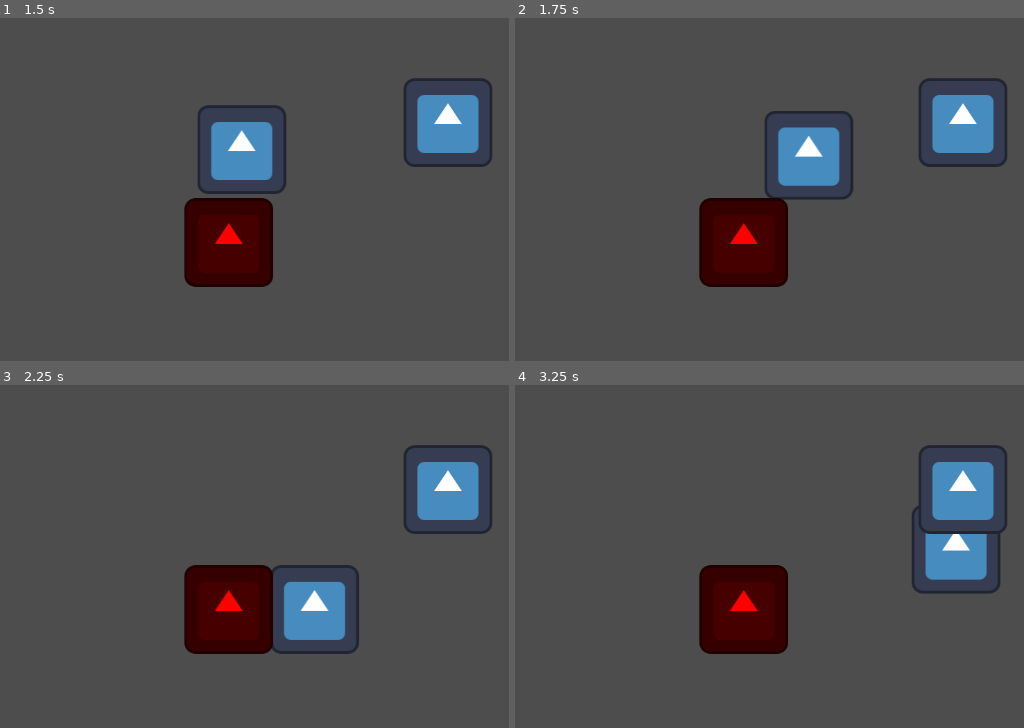
Above: before the commit, frames 1-4 (two rows, left to right).
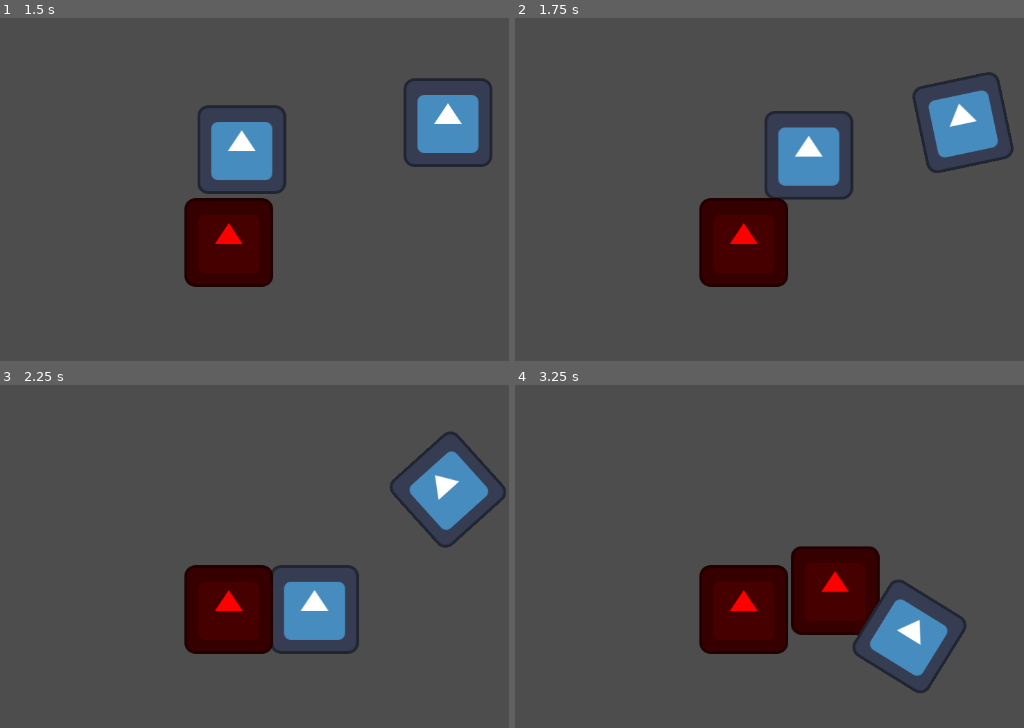
Above: after the commit, the same moments.

Repository: codenergy-dev/maricagamesjam2025_codenergy
Game: Godot game, scene res://scenes/game.tscn
The game is run twice, just before and just after one commit, with the same random seed, the same clock (stepped at 60 frames per second) and the same inputs. The engine's default icon, where the game draws it, is replaced by a stand-in: a white triangle on a blue panel in a dark square.
Inputs:
- Up to frame 1 (1.5 s): tap Enter (ui_accept) at 0.5, 0.77 s; hold Right (ui_right) from 0.53 s (still down)
- Up to frame 2 (1.75 s): keep holding Right (ui_right); tap Enter (ui_accept) at 1.52 s
- Up to frame 3 (2.25 s): release Right (ui_right) at 2.03 s; hold Left (ui_left) from 2.03 s (still down)
- Up to frame 4 (3.25 s): release Left (ui_left) at 2.78 s; hold Right (ui_right) from 2.78 s (still down); tap Enter (ui_accept) at 3.02 s

Frame 1 is identical in both runs. In frame 2, 1.2% of the frame differs, in the area x 77-99%, y 15-46%; in frame 3, 1.8%; in frame 4, 12%, in the area x 54-97%, y 17-90%.

Commit message:
Set collision layer and mask for player

Diff:
--- a/godot/scenes/player.tscn
+++ b/godot/scenes/player.tscn
@@ -9,6 +9,8 @@
 radius = 63.0
 
 [node name="Player" type="CharacterBody2D" groups=["player"]]
+collision_layer = 2
+collision_mask = 9
 script = ExtResource("1_g2els")
 
 [node name="Sprite2D" type="Sprite2D" parent="."]
